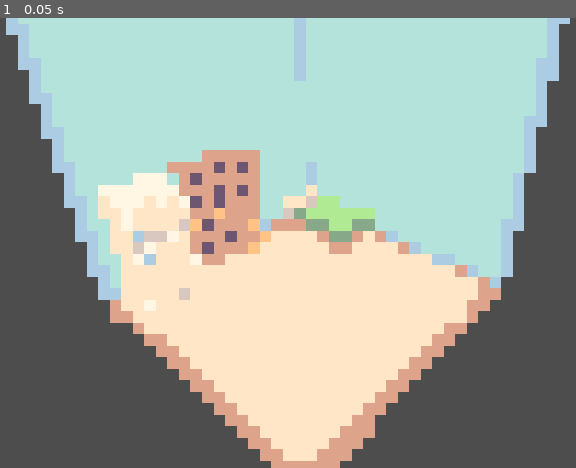
Above: before the commit, frame 1.
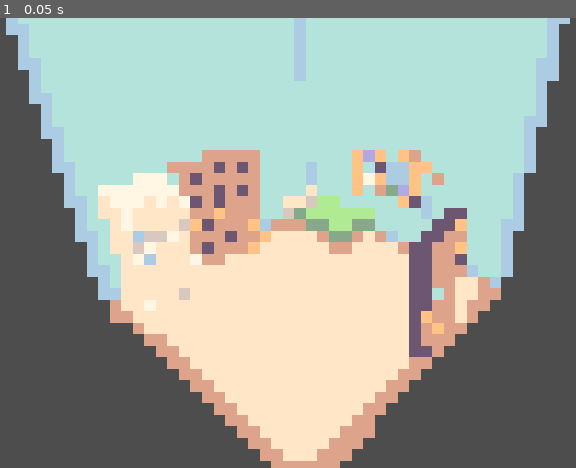
Above: after the commit, the same moment.

Repository: TotoEnF5/enjam-2026
Game: Godot game, scene res://scenes/Pi.tscn
Same seed, same stepped clock (60 frames per second), same inputs: the game is played once before the commit and once after it. This scene is started directly instead of the project's main scene.
Inputs:
- Up to frame 1 (0.05 s): no input

The runs differ from the first frame. In frame 1, 3.4% of the frame differs, in the area x 61-82%, y 29-76%.

Commit message:
nouveau mesh

Diff:
--- a/assets/Material/meubles01.tres
+++ b/assets/Material/meubles01.tres
@@ -1,6 +1,6 @@
 [gd_resource type="StandardMaterial3D" format=3 uid="uid://b8kxfx3n7i0at"]
 
-[ext_resource type="Texture2D" uid="uid://b7k50uxcbp2le" path="res://assets/Models/ENJAM.png" id="1_xcr74"]
+[ext_resource type="Texture2D" uid="uid://d2srhyxo1rnda" path="res://assets/Models/PlanDeTravail_ENJAM.png" id="1_xcr74"]
 
 [resource]
 cull_mode = 2
--- a/scenes/Pi.tscn
+++ b/scenes/Pi.tscn
@@ -6,6 +6,8 @@
 [ext_resource type="PackedScene" uid="uid://bllptkg07gy6a" path="res://assets/Models/Frigo.glb" id="4_d2ikl"]
 [ext_resource type="Shader" uid="uid://cy6mtd176n4s4" path="res://scenes/Pixelization.gdshader" id="5_0ud4g"]
 [ext_resource type="Texture2D" uid="uid://0vmpgowebim6" path="res://assets/textures/vanilla-milkshake-1x.png" id="6_oupus"]
+[ext_resource type="PackedScene" uid="uid://5pkqjt172m53" path="res://assets/Models/Window.glb" id="7_d2ikl"]
+[ext_resource type="PackedScene" uid="uid://dj30q6laypyy5" path="res://assets/Models/Porte_entree.glb" id="8_khj4p"]
 
 [sub_resource type="ShaderMaterial" id="ShaderMaterial_cht82"]
 render_priority = 0
@@ -46,3 +48,9 @@
 [node name="MeshInstance3D" type="MeshInstance3D" parent="Camera3D2" unique_id=1077765453]
 transform = Transform3D(0.9999999, -7.450581e-09, 0, -1.4901161e-08, 0.99999976, 2.9802322e-08, -5.9604645e-08, 0, 0.9999998, -0.33026028, 0.06957722, -0.4777527)
 mesh = SubResource("QuadMesh_gq8w2")
+
+[node name="Window" parent="Camera3D2" unique_id=680119305 instance=ExtResource("7_d2ikl")]
+transform = Transform3D(-0.6652303, 1.4901161e-08, -0.74663824, -0.37331912, 0.8660254, 0.33261514, 0.6466077, 0.5, -0.5761063, 4.873747, 3.260203, -34.677326)
+
+[node name="Porte_entree" parent="Camera3D2" unique_id=1964145529 instance=ExtResource("8_khj4p")]
+transform = Transform3D(-0.7578869, -2.9601946e-08, 0.6523864, 0.32619318, 0.8660254, 0.37894335, -0.5649831, 0.49999997, -0.6563492, 5.3518085, -5.962877, -26.8185)
Binary file added: assets/Models/EtagereMurale.glb
Not shown, added: assets/Models/EtagereMurale.glb.import
Binary file added: assets/Models/EtagereMurale_ENJAM.png
Not shown, added: assets/Models/EtagereMurale_ENJAM.png.import
Binary file added: assets/Models/PlanDeTravail.glb
Not shown, added: assets/Models/PlanDeTravail.glb.import
Binary file added: assets/Models/PlanDeTravail_ENJAM.png
Not shown, added: assets/Models/PlanDeTravail_ENJAM.png.import
Binary file added: assets/Models/Porte_entree.glb
Not shown, added: assets/Models/Porte_entree.glb.import
Binary file added: assets/Models/Porte_entree_ENJAM.png
Not shown, added: assets/Models/Porte_entree_ENJAM.png.import
(and 8 more such lines)
